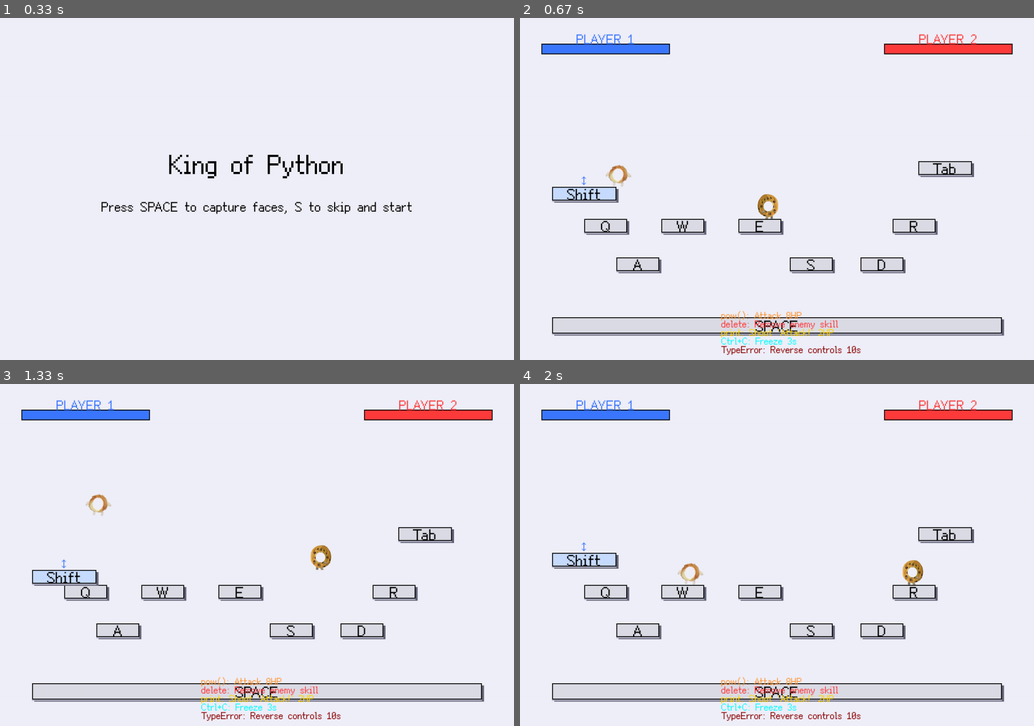
Above: before the commit, frames 1-4 (two rows, left to right).
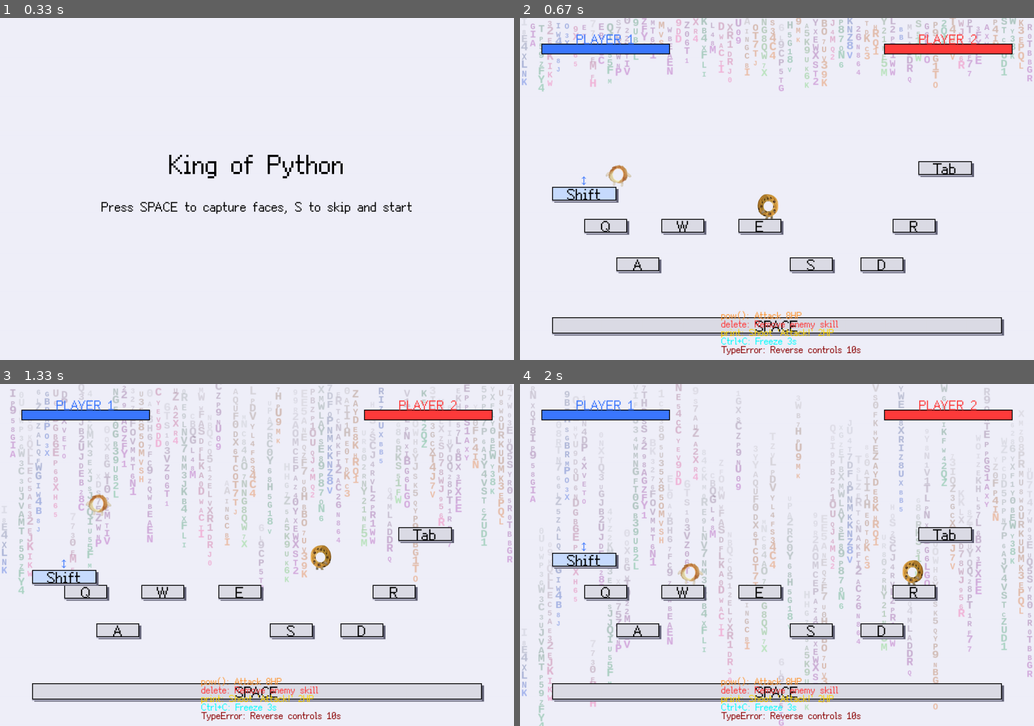
Above: after the commit, the same moments.

Repository: xueyu-coco/King-of-Python
Game: pygame game, started from main.py
The game is run twice, just before and just after one commit, with the same random seed, the same clock (stepped at 60 frames per second) and the same inputs.
Inputs:
- Up to frame 1 (0.33 s): no input
- Up to frame 2 (0.67 s): tap S at 0.33 s
- Up to frame 3 (1.33 s): hold Right 0.67-1.13 s; hold Up from 1.17 s (still down); hold W from 1.17 s (still down)
- Up to frame 4 (2 s): release Up at 1.47 s; release W at 1.47 s; hold Right 1.5-1.97 s; hold D 1.5-1.97 s

Frame 1 is identical in both runs. In frame 2, 3.2% of the frame differs, in the area x 0-100%, y 0-22%; in frame 3, 7.0%; in frame 4, 7.2%, in the area x 0-100%, y 0-100%.

Commit message:
chore: remove scripts/ demo directory

Diff:
--- a/Backround/backround_1.py
+++ b/Backround/backround_1.py
@@ -2,13 +2,17 @@
 import random
 import math
 
-# Initialize Pygame
-pygame.init()
-
-# Window size settings
+# NOTE: This module used to initialize Pygame and create a display at import time.
+# That caused import-time side effects. Make the module import-safe by deferring
+# pygame.init() and display.set_mode() until `init(..., create_display=True)` or
+# until an external caller calls `set_surface(surface)`.
+
+# Window size defaults (can be overridden by init or set_surface)
 cw, ch = 1200, 800
-screen = pygame.display.set_mode((cw, ch), pygame.RESIZABLE)
-pygame.display.set_caption("Matrix Digital Rain")
+screen = None  # rendering target surface (set by init(create_display=True) or set_surface)
+
+# Global alpha scale for the streams (0.0 - 1.0). Lower to make streams more transparent.
+ALPHA_SCALE = 0.6
 
 # Color definitions (use a soft pastel palette for multicolor streams)
 PALETTE = [
@@ -37,6 +41,7 @@
 
 # Compute number of columns
 columns = cw // font_size
+module_font = None
 
 class CharStream:
     def __init__(self, column):
@@ -122,8 +127,11 @@
                 except Exception:
                     base_scaled = pygame.transform.scale(text_surf, (sw, sh)) if (sw != text_surf.get_width() or sh != text_surf.get_height()) else text_surf
 
-                # Alpha settings and compute blit positions
-                base_alpha = alpha
+                # Scale alpha by global ALPHA_SCALE and compute blit positions
+                try:
+                    base_alpha = max(0, min(255, int(alpha * ALPHA_SCALE)))
+                except Exception:
+                    base_alpha = alpha
                 blit_x = int(self.x + (font_size - sw) / 2)
                 blit_y = int(char['y'] - (sh - font_size))
 
@@ -147,26 +155,80 @@
         char_streams.append(stream)
 
 def handle_resize(event):
-    global cw, ch, columns, screen
-    cw, ch = event.w, event.h
-    screen = pygame.display.set_mode((cw, ch), pygame.RESIZABLE)
+    """Handle a resize event or (w,h) tuple.
+
+    This will update internal cw/ch/columns and recreate streams, but it will
+    NOT create a new display surface. The caller (usually main) is
+    responsible for creating the display surface and calling `set_surface`.
+    """
+    global cw, ch, columns
+    if hasattr(event, 'w') and hasattr(event, 'h'):
+        cw, ch = event.w, event.h
+    elif isinstance(event, (tuple, list)) and len(event) == 2:
+        cw, ch = int(event[0]), int(event[1])
+    else:
+        return
     columns = cw // font_size
     create_streams()
 
+
+def init(width=None, height=None, create_display=False, caption="Matrix Digital Rain"):
+    """Initialize module settings.
+
+    If create_display is True this will also call pygame.init() and create
+    a display surface which will be used as the target for draw().
+    Otherwise the module will be import-safe and require set_surface(surface)
+    or the caller to pass a surface to draw().
+    """
+    global cw, ch, columns, screen
+    if width is not None:
+        cw = int(width)
+    if height is not None:
+        ch = int(height)
+    columns = cw // font_size
+    if create_display:
+        pygame.init()
+        screen = pygame.display.set_mode((cw, ch), pygame.RESIZABLE)
+        pygame.display.set_caption(caption)
+    create_streams()
+
+
+def set_surface(surface):
+    """Set an external surface as the rendering target (safe for embedding).
+
+    Passing the main display surface here lets the background draw into the
+    game's main screen without the module creating its own window.
+    """
+    global screen, cw, ch, columns
+    screen = surface
+    try:
+        w, h = surface.get_size()
+        cw, ch = int(w), int(h)
+        columns = cw // font_size
+    except Exception:
+        # surface may not be a pygame Surface; ignore size update if so
+        pass
+    create_streams()
+
 def main():
     global char_streams
 
-    # Create font
+    # Standalone runner: initializes pygame and creates a display
+    pygame.init()
+    screen_local = pygame.display.set_mode((cw, ch), pygame.RESIZABLE)
+    pygame.display.set_caption("Matrix Digital Rain")
+
+    # create font
     font = pygame.font.SysFont('couriernew', font_size, bold=True)
 
-    # Create initial streams
-    create_streams()
+    # set our surface so draw() can use it
+    set_surface(screen_local)
 
     clock = pygame.time.Clock()
     running = True
 
     # fill screen once to initialize
-    screen.fill(BLACK)
+    screen_local.fill(BLACK)
 
     while running:
         current_time = pygame.time.get_ticks()
@@ -176,18 +238,21 @@
             if event.type == pygame.QUIT:
                 running = False
             elif event.type == pygame.VIDEORESIZE:
+                # caller is responsible for recreating the display; set_surface
+                # will be called from the caller if necessary. Here we update
+                # internal sizes and streams only.
                 handle_resize(event)
             elif event.type == pygame.KEYDOWN:
                 if event.key == pygame.K_ESCAPE:
                     running = False
 
         # Clear screen each frame (no motion trail)
-        screen.fill(BLACK)
+        screen_local.fill(BLACK)
 
         # Update and draw all streams
         for stream in char_streams:
             stream.update(current_time)
-            stream.draw(screen, font)
+            stream.draw(screen_local, font)
 
         # Randomly add new streams
         if len(char_streams) < max_char_count and random.random() < 0.02:
@@ -206,5 +271,46 @@
 
     pygame.quit()
 
+
+def update(current_time):
+    """Update all streams (call once per frame)."""
+    # advance each stream
+    for stream in char_streams:
+        stream.update(current_time)
+
+    # occasionally add/remove streams for dynamics (same logic as standalone)
+    if len(char_streams) < max_char_count and random.random() < 0.02:
+        available_columns = set(range(columns)) - set(stream.column for stream in char_streams)
+        if available_columns:
+            col = random.choice(list(available_columns))
+            new_stream = CharStream(col)
+            char_streams.append(new_stream)
+
+    if char_streams and random.random() < 0.01:
+        char_streams.pop(random.randint(0, len(char_streams) - 1))
+
+
+def draw(surface=None):
+    """Draw streams onto the given surface (or internal screen if set).
+
+    This will lazily create a module font if needed.
+    """
+    global module_font
+    if surface is None:
+        surface = screen
+    if surface is None:
+        return
+
+    if module_font is None:
+        try:
+            module_font = pygame.font.SysFont('couriernew', font_size, bold=True)
+        except Exception:
+            # fallback to default font
+            module_font = pygame.font.Font(None, font_size)
+
+    # clear area where background draws? caller usually clears screen
+    for stream in char_streams:
+        stream.draw(surface, module_font)
+
 if __name__ == "__main__":
     main()
--- a/main.py
+++ b/main.py
@@ -9,6 +9,7 @@
 from entities.projectile import Projectile
 from entities.platform import KeyPlatform
 from final.score import play_score_animation
+from Backround import backround_1 as background
 
 try:
     HERE = os.path.dirname(__file__)
@@ -16,7 +17,12 @@
     if REPO_ROOT not in sys.path:
         sys.path.insert(0, REPO_ROOT)
     # try to import the batch two-face capture helper if available
-    from face_detection.face_login_demo import capture_two_and_make_sprites, capture_and_make_sprite
+    # Import face capture helpers only when not explicitly disabled via env.
+    if os.environ.get('DISABLE_FACE') != '1':
+        from face_detection.face_login_demo import capture_two_and_make_sprites, capture_and_make_sprite
+    else:
+        capture_two_and_make_sprites = None
+        capture_and_make_sprite = None
 except Exception:
     # fall back to single-capture function if batch isn't available
     try:
@@ -169,7 +175,7 @@
     start = True
     local_p1 = None
     local_p2 = None
-    global screen
+    global screen, WIDTH, HEIGHT
     # if display was quit by external code (e.g. face capture), re-init it
     if not pygame.get_init() or not pygame.display.get_init() or pygame.display.get_surface() is None:
         pygame.init()
@@ -183,6 +189,12 @@
 
     while start:
         screen.fill(BG_COLOR)
+        # DEBUG: sanity checks for font before rendering
+        try:
+            print('DEBUG font_large type:', type(font_large), 'hasattr render:', hasattr(font_large, 'render'))
+            print('DEBUG text length:', len('King of Python'))
+        except Exception:
+            pass
         title = font_large.render('King of Python', True, BLACK)
         sub = font_small.render('Press SPACE to capture faces, S to skip and start', True, BLACK)
         screen.blit(title, (WIDTH//2 - title.get_width()//2, HEIGHT//2 - 100))
@@ -194,6 +206,14 @@
                 start = False
                 pygame.quit()
                 sys.exit()
+            elif ev.type == pygame.VIDEORESIZE:
+                # recreate main display and update background target
+                try:
+                    WIDTH, HEIGHT = ev.w, ev.h
+                    screen = pygame.display.set_mode((WIDTH, HEIGHT))
+                    background.set_surface(screen)
+                except Exception:
+                    pass
             if ev.type == pygame.KEYDOWN:
                 if ev.key == pygame.K_SPACE and (capture_two_and_make_sprites is not None or capture_and_make_sprite is not None):
                     # Prefer a single-shot two-face capture if available
@@ -235,6 +255,13 @@
     # 创建键盘平台
     platforms = create_keyboard_platforms()
 
+    # 将背景渲染目标设为主屏幕（背景模块现在是导入安全的）
+    try:
+        background.set_surface(screen)
+    except Exception:
+        # 如果背景模块不可用或 set_surface 失败，不影响主流程
+        pass
+
     # 创建玩家
     player1_controls = {
         'left': pygame.K_a,
@@ -404,6 +431,14 @@
         # 绘制
         screen.fill(BG_COLOR)
 
+        # 背景更新与绘制（来自 Backround.backround_1）
+        try:
+            background.update(pygame.time.get_ticks())
+            background.draw(screen)
+        except Exception:
+            # if background fails, ignore so main loop continues
+            pass
+
         # 绘制所有键盘平台
         for platform in platforms:
             platform.draw(screen)
